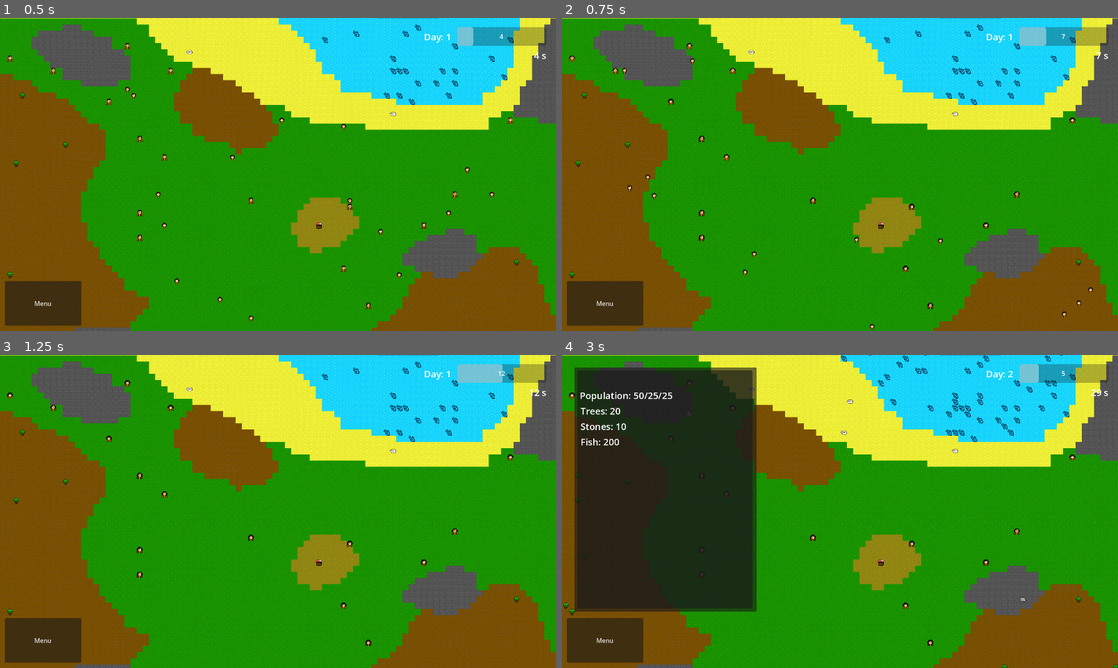
Above: before the commit, frames 1-4 (two rows, left to right).
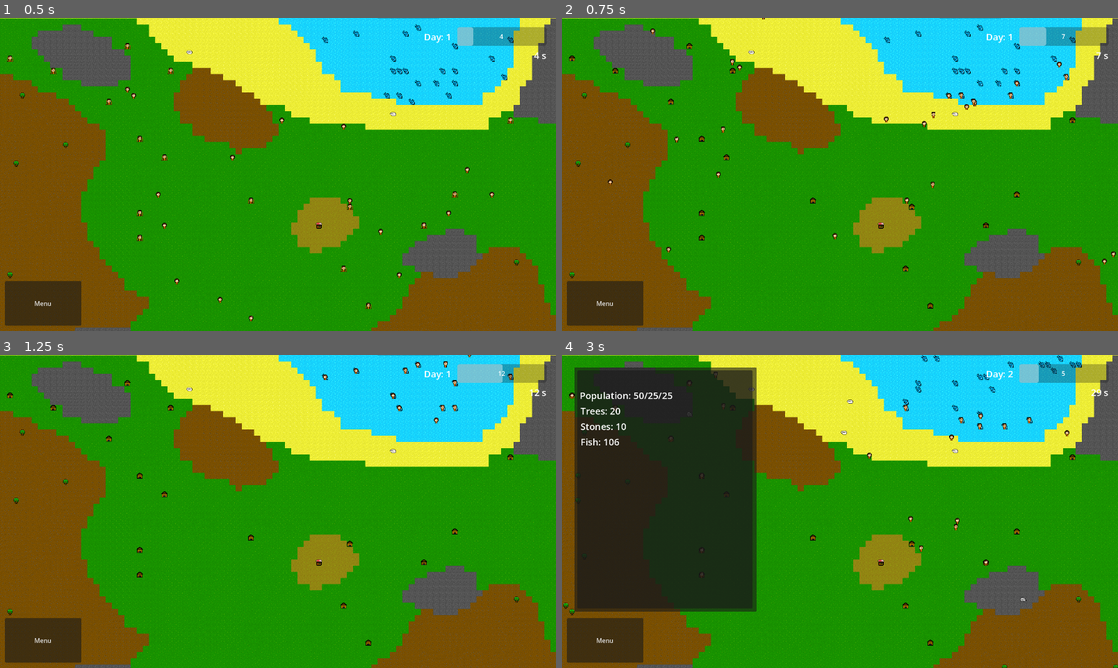
Above: after the commit, the same moments.

Repository: nookaeo/econ-village
Game: Godot game, scene res://scenes/core/world.tscn
Two runs of this game, one before a commit and one after it. Both use one fixed random seed, a clock stepped at 60 frames per second and the inputs below.
Inputs (mouse positions are in pixels of both pictures, inside the frame that each line leads up to):
- Up to frame 1 (0.5 s): no input
- Up to frame 2 (0.75 s): move the mouse to (962, 158) at 0.52 s; click (962, 158) at 0.67 s
- Up to frame 3 (1.25 s): no input
- Up to frame 4 (3 s): click "Menu" at 1.25 s; drag from (728, 527) to (812, 574) at 2.02 s; move the mouse to (895, 442) at 2.77 s; click (895, 442) at 2.92 s

Frame 1 is identical in both runs. In frame 2, 0.7% of the frame differs, in the area x 1-100%, y 0-100%; in frame 3, 0.5%; in frame 4, 1.2%, in the area x 1-94%, y 0-94%.
Error before the commit: Invalid access to property or key 'house_storage_size' on a base object of type 'Nil'. (res://scripts/entities/brain/extends/fishing.gd:6)

Commit message:
feat: update villagent scene

Diff:
--- a/scenes/entities/agents/villagents/villagent_base.tscn
+++ b/scenes/entities/agents/villagents/villagent_base.tscn
@@ -24,6 +24,7 @@
 [ext_resource type="Script" uid="uid://7mtv4m1aemt5" path="res://scripts/entities/brain/extends/is_male.gd" id="15_1we3c"]
 [ext_resource type="Script" uid="uid://ctvonk4pt8oak" path="res://scripts/entities/brain/extends/find_house.gd" id="16_evbud"]
 [ext_resource type="Script" uid="uid://cl3r6c2guy7h5" path="res://scripts/entities/brain/extends/storing_item.gd" id="19_73i3h"]
+[ext_resource type="Script" uid="uid://616tgyu08ekr" path="res://scripts/entities/brain/extends/works.gd" id="21_m1c23"]
 [ext_resource type="Script" uid="uid://5h6tm3uksnvi" path="res://scripts/entities/brain/extends/store_item.gd" id="21_xjj7s"]
 
 [sub_resource type="Resource" id="Resource_fshwj"]
@@ -91,6 +92,10 @@
 script = ExtResource("11_ifqoa")
 metadata/_custom_type_script = "uid://cxylud6lossbd"
 
+[node name="StoreItem" type="Node" parent="BTRoot/Brain/BasicNeeds/Rest" unique_id=1814129086]
+script = ExtResource("21_xjj7s")
+metadata/_custom_type_script = "uid://cxylud6lossbd"
+
 [node name="Sleep" type="Node" parent="BTRoot/Brain/BasicNeeds/Rest" unique_id=1167862780]
 script = ExtResource("11_hj8gw")
 metadata/_custom_type_script = "uid://cxylud6lossbd"
@@ -123,8 +128,12 @@
 script = ExtResource("14_ifqoa")
 metadata/_custom_type_script = "uid://cxylud6lossbd"
 
+[node name="SellResourcesMargin" type="Node" parent="BTRoot/Brain" unique_id=1723334141]
+script = ExtResource("3_msjyj")
+metadata/_custom_type_script = "uid://bvreg21bj52ar"
+
 [node name="Works" type="Node" parent="BTRoot/Brain" unique_id=972321984]
-script = ExtResource("3_msjyj")
+script = ExtResource("21_m1c23")
 metadata/_custom_type_script = "uid://bvreg21bj52ar"
 
 [node name="StoringItem" type="Node" parent="BTRoot/Brain/Works" unique_id=299631353]
@@ -145,6 +154,7 @@
 
 [node name="FindFish" type="Node" parent="BTRoot/Brain/Works/Fishing" unique_id=1924536904]
 script = ExtResource("10_fshwj")
+nat_resource = "Fish"
 metadata/_custom_type_script = "uid://cxylud6lossbd"
 
 [node name="GoToFish" type="Node" parent="BTRoot/Brain/Works/Fishing" unique_id=2055003925]
